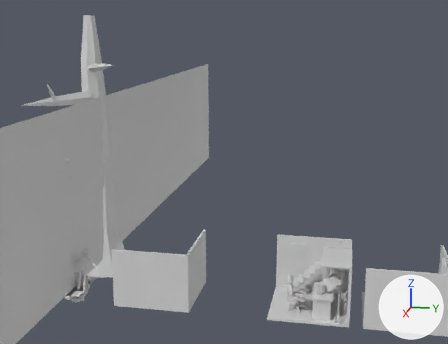
Two versions of the glTF model public/assets.glb, one commit apart.
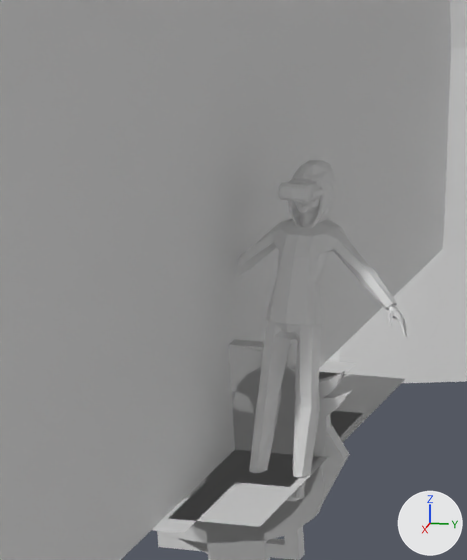
Each version is shown from a 50 mm lens placed at (22.54, 10.83, 10.84), pointed at (-2.05, 5.91, 4.7), then close up on the part from 10% to 24% of the width and 66% to 87% of the height. The axes (+X, +Y, +Z) are drawn at lower right. The lights are the same throughout. Where no turn or scale is listed for an object, it has been applied to the vertices. Vertices at the same position are counted once.

Objects in the first close-up: 'character', 'door', 'icon-back', 'icon-codeurdenuit', 'icon-twitter', 'icon-univers', 'logo', 'shadowPanel', 'title', 'tree', 'vrh', 'wall'.
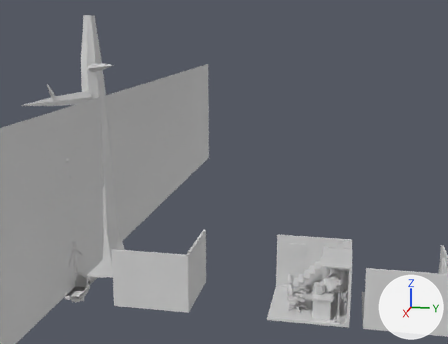
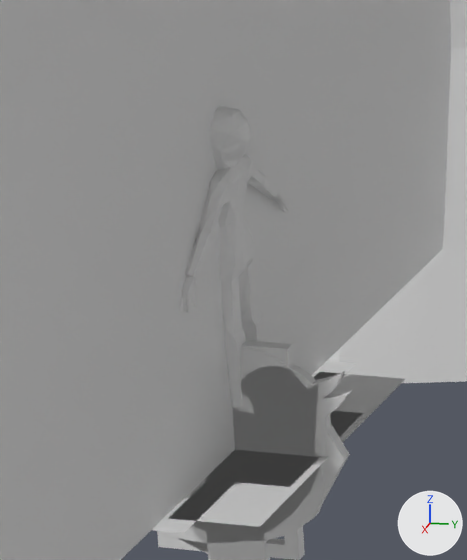
The change in detail:
me_plane_026 is used by ob_character; location (0.0, 0.0, 0.0).
me_plane_026 had 728 vertices, 1344 faces and spanned x -0.41..0.56, y -0.28..1.04, z -0.14..1.6.
me_plane_026 now has 727 vertices, 1334 faces and spans x -0.66..0.66, y -0.18..0.18, z 0.14..1.99.
me_plane_026 part 1: the loose piece of 93 vertices spanning x -0.06..0.38, y 0.18..0.55, z -0.03..0.82 is multiplied about its middle by the matrix ((0.004, 0.999, 0.051), (-0.93, 0.022, -0.366), (-0.366, -0.046, 0.929)), then moved by (-0.19, -0.34, 0.32).
me_plane_026 part 2: the loose piece of 68 vertices spanning x -0.06..0.08, y -0.28..-0.13, z 0.74..0.91 is multiplied about its middle by the matrix ((0.004, 0.999, 0.051), (-0.93, 0.022, -0.366), (-0.366, -0.046, 0.929)), then moved by (-0.59, 0.21, 0.37).
me_plane_026 part 3: the loose piece of 46 vertices spanning x 0.3..0.56, y 0.44..0.54, z -0.14..0.02 is multiplied about its middle by the matrix ((0.004, 0.999, 0.051), (-0.93, 0.022, -0.366), (-0.366, -0.046, 0.929)), then moved by (-0.36, -0.55, 0.25).
me_plane_026 part 4: the loose piece of 68 vertices spanning x -0.03..0.11, y 0.9..1.04, z 0.72..0.9 is multiplied about its middle by the matrix ((0.004, 0.999, 0.051), (-0.93, 0.022, -0.366), (-0.366, -0.046, 0.929)), then moved by (0.55, -0.97, 0.31).
me_plane_026 part 5: the loose piece of 180 vertices spanning x -0.23..-0.08, y 0.3..0.49, z 1.26..1.56 is multiplied about its middle by the matrix ((0.004, 0.999, 0.051), (-0.93, 0.022, -0.366), (-0.366, -0.046, 0.929)), then moved by (0.2, -0.45, 0.36).
me_plane_026 part 6: a new loose piece of 226 vertices spanning x -0.55..0.57, y -0.14..0.18, z 1.09..1.99.
Part 7, on me_plane_026:
227 vertices are removed from x -0.41..0.17, y -0.18..0.95, z 0.72..1.6.
436 faces are deleted.
Object 'vrh' (ob_vrh) moves from (-0.179, 0.395, 1.457) to (0.051, -0.045, 1.826).
Object 'vrh' (ob_vrh) turns from (166, 0.7, 88) to (-173, 3.9, 0) degrees about x, y and z.

What differs and where, as boxes [x1, y1, x2, y2] in the close-ups (467 x 560 px; the box of a moved part takes in the faces that stretch with it):
'character', reshaped
    before: [237, 160, 407, 501]
    after: [181, 106, 289, 408]
'vrh', moved, turned (not visible afterwards)
    before: [278, 179, 325, 202]
part 1 of me_plane_026, moved or reshaped
    before: [249, 321, 323, 478]
    after: [220, 257, 264, 407]
part 2 of me_plane_026, moved or reshaped (not visible before)
    after: [271, 193, 289, 212]
part 3 of me_plane_026, moved or reshaped (not visible afterwards)
    before: [286, 477, 306, 501]
part 4 of me_plane_026, moved or reshaped
    before: [388, 305, 407, 338]
    after: [181, 275, 196, 313]
part 5 of me_plane_026, moved or reshaped (not visible afterwards)
    before: [294, 198, 320, 226]
part 6 of me_plane_026, added
    after: [185, 106, 278, 279]
part 7 of me_plane_026, deleted
    before: [237, 160, 397, 325]
